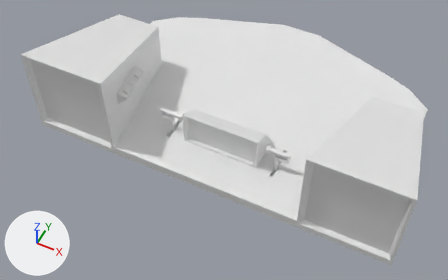
The Blender file Assets/Models/cockpit.blend, before and after one commit.
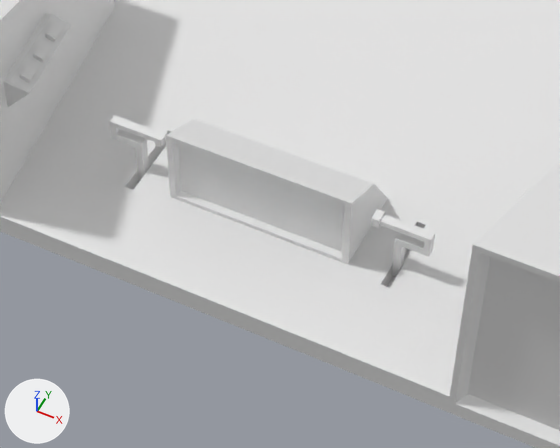
Each version appears first whole from a 50 mm camera at (3.8, -10.77, 8.94) aimed at (-0.17, -2.83, -0.98), and next in a close-up on the part from 26% to 76% of the width and 22% to 86% of the height. Lighting does not change. The marker at lower left points along +X, +Y and +Z.
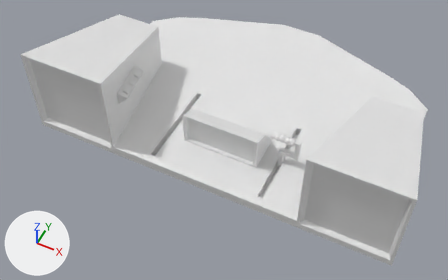
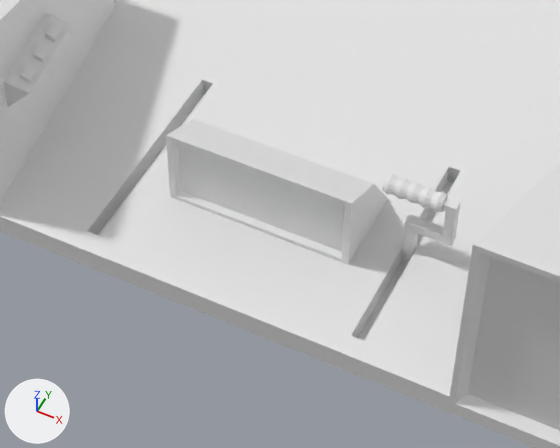
Commit message: updated cockpit model

What differs and where, as boxes [x1, y1, x2, y2] in the close-ups (560 x 448 px; the box of a moved part takes in the faces that stretch with it):
'Cube.001', reshaped, moved, rescaled, modifiers changed (81% narrower, 60% shorter)
    before: [109, 115, 435, 278]
    after: [401, 197, 461, 262]
'Cylinder', added
    after: [382, 174, 448, 212]
part 1 of me_cube, deleted
    before: [109, 115, 435, 278]
part 2 of me_cube, added
    after: [401, 197, 461, 262]
part 3 of me_cube_003, moved or reshaped
    both: [0, 0, 560, 396]

Diff of the bpy script that builds the scene:
```diff
--- a/Assets/Models/cockpit.blend.py
+++ b/Assets/Models/cockpit.blend.py
@@ me_cube @@
 # used by ob_cube_001; location = (-0.011, -3.184, -0.811); scale = (0.0318, 0.0419, 0.101)
-me_cube.from_pydata(...)  # 36 vertices, 32 faces; spans x 30.0..46.0, y -1.3..1.3, z -1.0..5.2
+me_cube.from_pydata(...)  # 26 vertices, 21 faces; spans x -1.0..7.7, y -1.0..1.0, z -1.0..5.6
+# me_cube part 1: the whole mesh is rebuilt
+# me_cube part 2
+# 13 vertices are added at x -1.0..7.7, y -1.0, z -1.0..5.6
+# 13 new vertices lie (0.0, 2.0, 0.0) away from vertices in x -1.0..7.7, y -1.0, z -1.0..5.6
+# 21 new faces join them
@@ me_cube_003 @@
 me_cube_003.from_pydata(...)  # 530 vertices, 474 faces; spans x 0.0..3.92, y -1.0..4.36, z -1.0..1.0
 # used by ob_cube; location = (-0.007, -3.2, 0.004)
-me_cube_003.vertices[508].co = (1.15, 0.51, -0.79)  # pixel (417, 221)
-me_cube_003.vertices[509].co = (1.23, 0.51, -0.79)  # pixel (425, 224)
-me_cube_003.vertices[512].co = (1.23, -0.24, -0.79)  # pixel (389, 287)
-me_cube_003.vertices[513].co = (1.15, -0.24, -0.79)  # pixel (380, 284)
-me_cube_003.vertices[526].co = (1.15, 0.51, -0.98)
-me_cube_003.vertices[527].co = (1.23, 0.51, -0.98)
-me_cube_003.vertices[528].co = (1.23, -0.24, -0.98)
-me_cube_003.vertices[529].co = (1.15, -0.24, -0.98)
+# me_cube_003 part 3
+me_cube_003.vertices[508].co = (1.15, 1.21, -0.79)  # pixel (448, 166)
+me_cube_003.vertices[509].co = (1.26, 1.21, -0.79)  # pixel (460, 170)
+me_cube_003.vertices[512].co = (1.26, -0.81, -0.79)  # pixel (364, 340)
+me_cube_003.vertices[513].co = (1.15, -0.81, -0.79)  # pixel (351, 335)
+me_cube_003.vertices[526].co = (1.15, 1.21, -0.98)  # pixel (446, 181)
+me_cube_003.vertices[527].co = (1.26, 1.21, -0.98)
+me_cube_003.vertices[528].co = (1.26, -0.81, -0.98)
+me_cube_003.vertices[529].co = (1.15, -0.81, -0.98)
@@ me_cylinder_003 @@
+me_cylinder_003.from_pydata(...)  # 442 vertices, 427 faces; spans x -0.049..0.049, y -0.048..0.049, z -0.251..0.254
@@ ob_cube_001 @@
 ob_cube_001 = bpy.data.objects.new('Cube.001', me_cube)
-ob_cube_001.location = (-0.011, -3.184, -0.811)
-ob_cube_001.scale = (0.0318, 0.0419, 0.101)
-_m = ob_cube_001.modifiers.new('Mirror', 'MIRROR')
+ob_cube_001.location = (1.196, -2.979, -0.783)
+ob_cube_001.scale = (0.047, 0.0472, 0.126)
@@ ob_cylinder @@
+ob_cylinder = bpy.data.objects.new('Cylinder', me_cylinder_003)
+ob_cylinder.location = (1.193, -2.979, -0.119)
+ob_cylinder.rotation_euler = (1.571, 0.0, 1.571)  # degrees (90, 0, 90)
+ob_cylinder.scale = (1.76, 1.76, 1.0)
```
